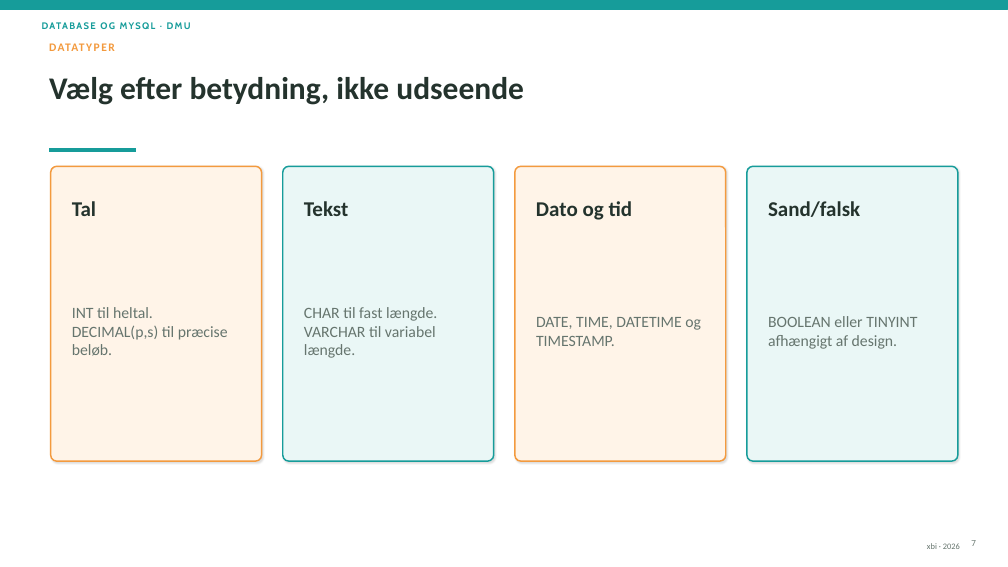
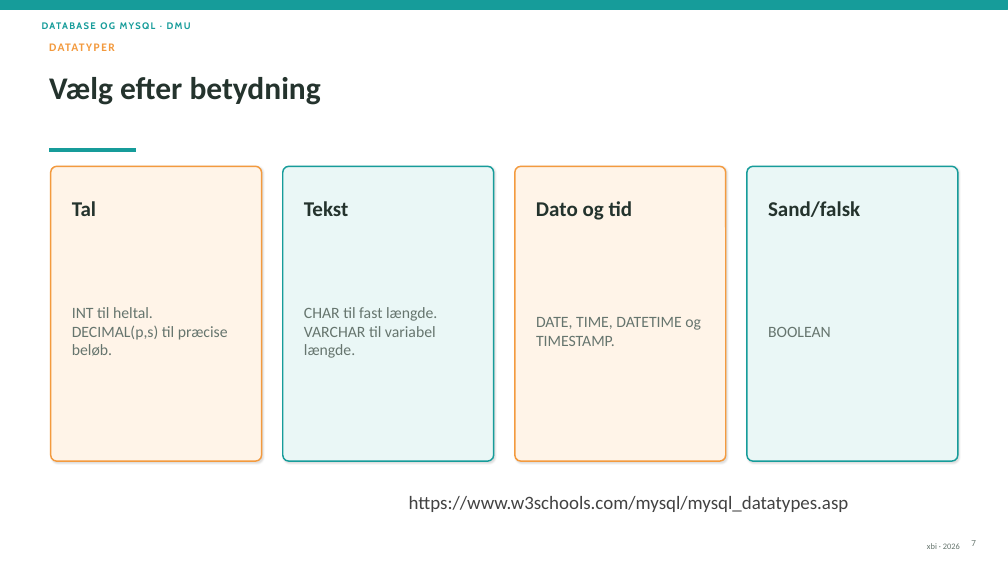
Before and after one commit to xiaoleibi/DMU26, a slide deck: slide 7 of DBPPT/DB Gang3 DataTyper.pptx. Drawn at 1008x567 pixels with LibreOffice and Linux fonts; fonts in the diff are those of the drawing. Boxes give left, top, right and bottom in pixels: in the first picture for what was removed or moved away, otherwise in the second. Text is boxed around its words. In the diff, an @@ line names an element or a change of style, - is before the commit and + after.

```diff
--- a/DBPPT/DB Gang3 DataTyper.pptx
+++ b/DBPPT/DB Gang3 DataTyper.pptx
@@ text at bbox=[49, 77, 321, 105]: text changed @@
-Vælg efter betydning, ikke udseende
+Vælg efter betydning
@@ text at bbox=[768, 327, 831, 337]: text changed @@
-BOOLEAN eller TINYINT afhængigt af design.
+BOOLEAN
@@ text added at bbox=[409, 496, 849, 512], 18 pt, text #424242 @@
+https://www.w3schools.com/mysql/mysql_datatypes.asp
```
Also in this commit, not shown: 6 other slides changed, 2 slides removed, 2 other files.
